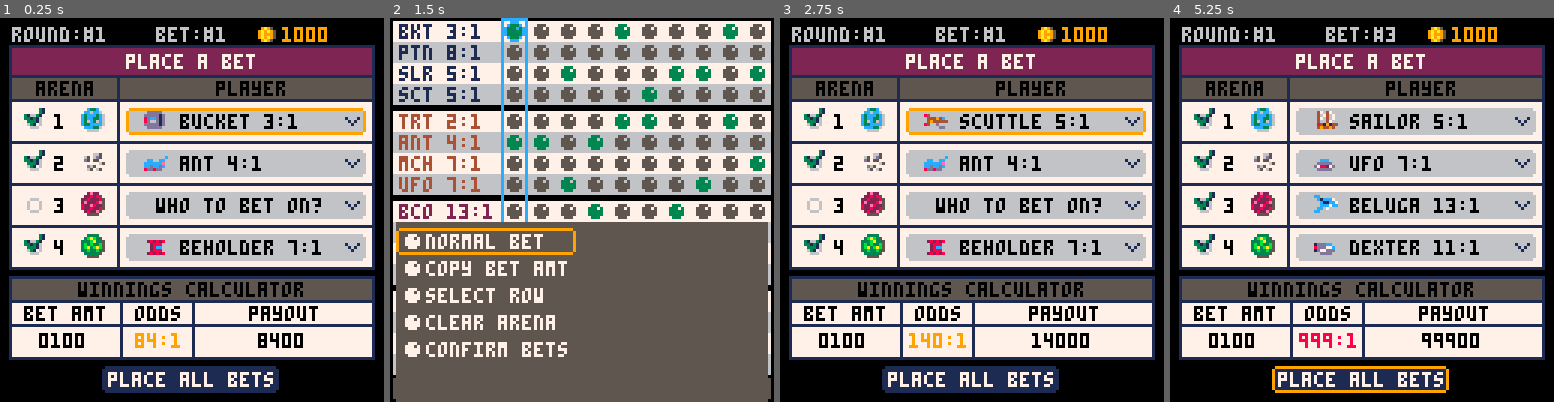
Above: before the commit, frames 1-4 (left to right).
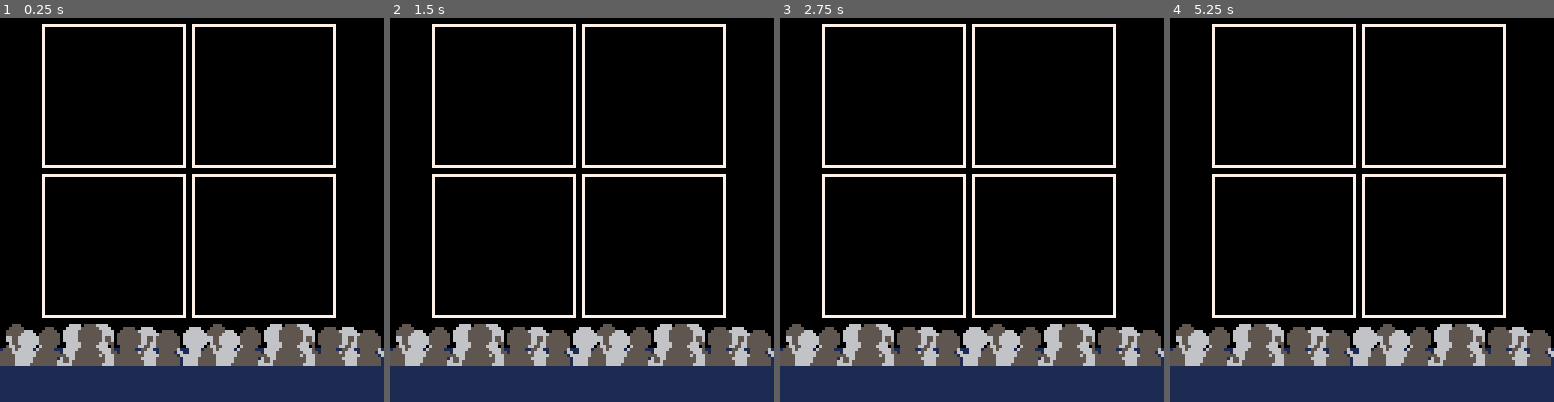
Above: after the commit, the same moments.

Repository: suspicious-smoke/club-bets-pico8
Game: PICO-8 cartridge club-bets.p8
The game is run twice, just before and just after one commit, with the same random seed, the same clock (stepped at 60 frames per second) and the same inputs.
Inputs:
- Up to frame 1 (0.25 s): no input
- Up to frame 2 (1.5 s): tap X (X key) at 0.33, 1.07 s; tap O (Z key) at 0.7 s
- Up to frame 3 (2.75 s): hold Right 1.6-2.1 s; tap O (Z key) at 1.7, 2.1, 2.5 s; tap X (X key) at 1.85 s; hold Up 2.15-2.42 s; hold Right from 2.47 s (still down)
- Up to frame 4 (5.25 s): tap O (Z key) every 0.4 s from 2.9 to 4.9 s; tap X (X key) at 2.97, 4.08, 5.2 s; release Right at 3.03 s; hold Left 3.08-3.58 s; hold Down 3.63-3.97 s; hold Right 4.02-4.68 s; hold Up 4.73-5.03 s; hold Left from 5.08 s (still down)

The runs differ from the first frame. In frame 1, 81% of the frame differs, in the area x 0-100%, y 1-100%; in frame 2, 88%, in the area x 0-100%, y 0-100%; in frame 3, 81%; in frame 4, 82%.

Commit message:
initial watch race

Diff:
--- a/club-bets.p8
+++ b/club-bets.p8
@@ -99,9 +99,10 @@
 	dummy_bets()
 	--init_quickbetpage()
 	--init_gameover()
-	init_betpage()
+	--init_betpage()
 	--calculate_winners()
 	--init_confirm()
+	init_watch_race()
 end
 
 function dummy_bets()
@@ -840,7 +840,27 @@
 	print(arr_to_str(bets_winnings[i_bet]),_tx+48,_sy_d+96,0)
 end
 
-
+function init_watch_race()
+	_upd=upd_watch_race
+	_drw=drw_watch_race
+end
+
+function upd_watch_race()
+
+end
+
+function drw_watch_race()
+	local _sz=48
+	for i=0,1 do
+		for j=0,1 do
+			rrect(14+i*(_sz+2),2+j*(_sz+2),_sz,_sz,0,7)
+		end
+	end
+
+	rrectfill(0,110,128,30,0,1)
+	spr(6,-1,100,9,2)
+	spr(6,66,100,9,2)
+end
 
 -->8
 --calculations
